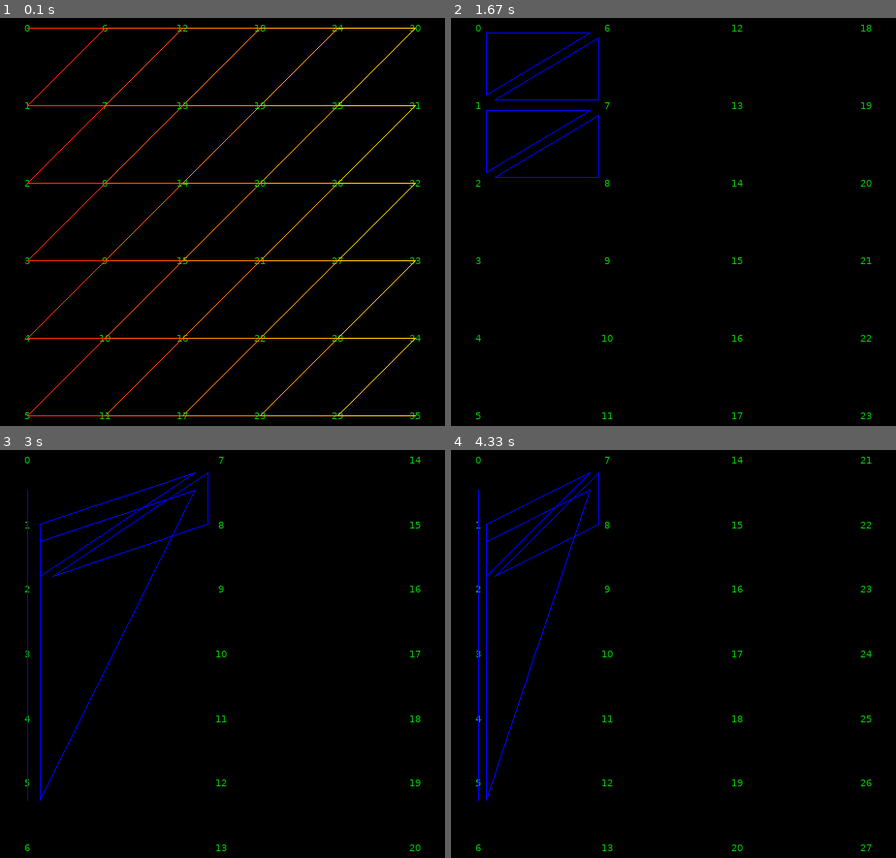
Above: before the commit, frames 1-4 (two rows, left to right).
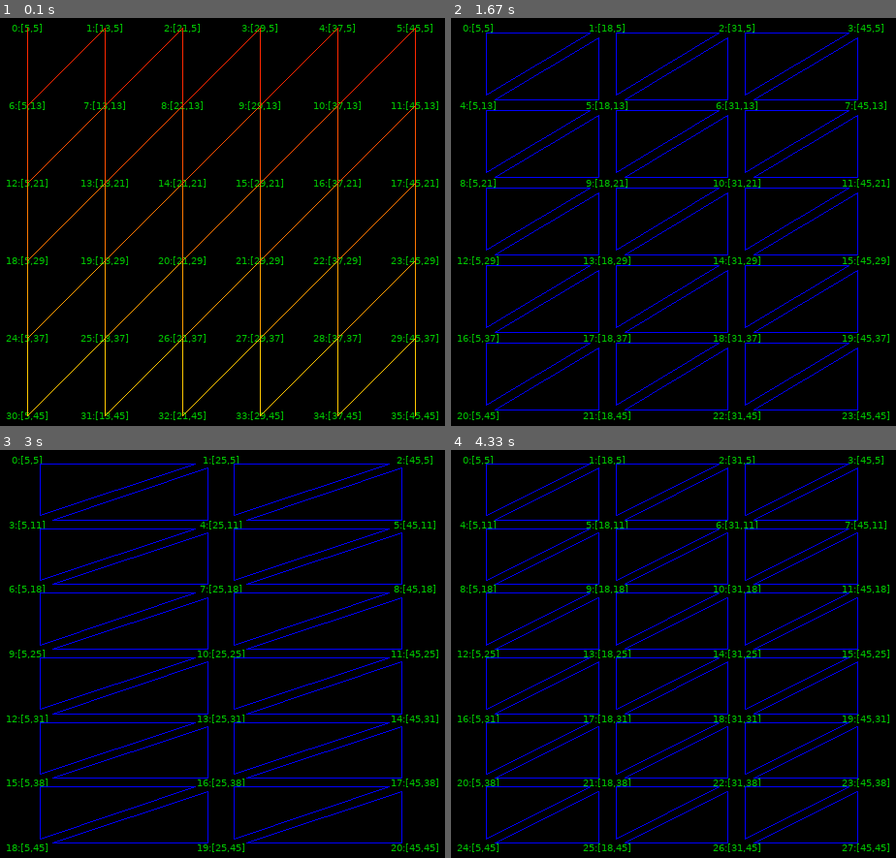
Above: after the commit, the same moments.

Repository: jancoufal/pyshards
Game: pygame game, started from ogl-terrain-grid.py
Same seed, same stepped clock (60 frames per second), same inputs: the game is played once before the commit and once after it.
Inputs:
- Up to frame 1 (0.1 s): no input
- Up to frame 2 (1.67 s): hold M 0.33-0.8 s; hold Right 0.33-0.8 s; hold Right 0.83-1.3 s; hold Up from 1.33 s (still down)
- Up to frame 3 (3 s): release Up at 1.93 s; hold Right 1.97-2.73 s; hold Left from 2.77 s (still down)
- Up to frame 4 (4.33 s): release Left at 3.65 s; hold Down from 3.68 s (still down)

The runs differ from the first frame. In frame 1, 5.8% of the frame differs, in the area x 1-99%, y 1-99%; in frame 2, 5.7%; in frame 3, 6.6%; in frame 4, 7.4%.

Commit message:
ogl-terrain-grid.py

Diff:
--- a/ogl-terrain-grid.py
+++ b/ogl-terrain-grid.py
@@ -1,3 +1,4 @@
+import sys
 from dataclasses import dataclass
 from enum import Enum, auto
 from typing import List, Tuple
@@ -26,6 +27,7 @@
 	def __mul__(self, other): return Point(self.x * other.x, self.y * other.y) if isinstance(other, Point) else Point(self.x * other, self.y * other)
 	def __truediv__(self, other): return Point(self.x / other.x, self.y / other.y) if isinstance(other, Point) else Point(self.x / other, self.y / other)
 	def __repr__(self): return f"[{self.x},{self.y}]"
+	def __str__(self): return f"[{int(self.x/10)},{int(self.y/10)}]"
 
 
 @dataclass
@@ -55,8 +57,8 @@
 	print(f"{delta=}")
 
 	vertices = []
-	for x in range(int(line_fractions.x) + 1):
-		for y in range(int(line_fractions.y) + 1):
+	for y in range(int(line_fractions.y) + 1):
+		for x in range(int(line_fractions.x) + 1):
 			vertices.append(starting_point + delta * Point(x, y))
 	print(f"{vertices=}")
 	print(f"{len(vertices)=}")
@@ -71,6 +73,8 @@
 			indices = gen_indices_triangle_strip_with_reset(line_fractions)
 			draw_fn = gl_draw_with_reset
 		case DrawMode.SEPARATE_TRIANGLES:
+			index_count = line_fractions.y * line_fractions.x * 2 * 3
+			print(f"{index_count=}")
 			indices = gen_indices_separate_triangles(line_fractions)
 			draw_fn = gl_draw_triangles
 
@@ -80,7 +84,7 @@
 	# draw with indices
 	text_font = pygame.font.SysFont('Verdana', 10)
 	for i, v in enumerate(vertices):
-		v_text = text_font.render(str(i), True, (0, 200, 0))
+		v_text = text_font.render(f"{i}:{v!s}", True, (0, 200, 0))
 		v_rect = v_text.get_rect()
 		v_rect.center = v.as_tuple()
 		screen.blit(v_text, v_rect)
@@ -90,17 +94,32 @@
 
 def gen_indices_triangle_strip_with_reset(line_fractions: Point) -> List[int]:
 	indices = []
-	for x in range(int(line_fractions.x)):
-		for y in range(int(line_fractions.y) + 1):
-			indices.append((x + 0) * line_fractions.y + y + x + 0)
-			indices.append((x + 1) * line_fractions.y + y + x + 1)
+	for y in range(int(line_fractions.y)):
+		for x in range(int(line_fractions.x) + 1):
+			indices.extend((
+				(y + 0) * (line_fractions.x + 1) + x,
+				(y + 1) * (line_fractions.x + 1) + x,
+			))
 		indices.append(GL_INDEX_RESET)
 	return indices
 
 
 def gen_indices_separate_triangles(line_fractions: Point) -> List[int]:
-	# TODO
-	return [1, 0, 6] + [6,7,1, 2,1,7, 7,8,2]
+	indices = []
+	for y in range(int(line_fractions.y)):
+		for x in range(int(line_fractions.x)):
+			indices.extend((
+				# upper triangle
+				(y + 0) * (line_fractions.x + 1) + x + 0,
+				(y + 1) * (line_fractions.x + 1) + x + 0,
+				(y + 0) * (line_fractions.x + 1) + x + 1,
+				# bottom triangle
+				(y + 1) * (line_fractions.x + 1) + x + 0,
+				(y + 1) * (line_fractions.x + 1) + x + 1,
+				(y + 0) * (line_fractions.x + 1) + x + 1,
+			))
+	return list(map(lambda i: int(i), indices))
+	# return [1, 0, 6] + [6,7,1, 2,1,7, 7,8,2]
 
 
 def gl_draw_with_reset(screen, vertices: List[Point], indices: List[int]) -> None:
@@ -124,31 +143,37 @@
 
 def gl_draw_triangles(screen, vertices: List[Point], indices: List[int]) -> None:
 	c = [0, 0, 255]
+	errors = dict()
 	for i in range(0, len(indices), 3):
-		t = Triangle(*map(lambda j: vertices[j], indices[i:i+3]))
-		t = t.scale(0.8)
-		print(f"{t=}")
-		pygame.draw.lines(screen, c, False, [p.as_tuple() for p in t.as_points_closed()])
+		try:
+			t = Triangle(*map(lambda j: vertices[j], indices[i:i+3]))
+			t = t.scale(0.8)
+			pygame.draw.lines(screen, c, False, [p.as_tuple() for p in t.as_points_closed()])
+		except IndexError as e:
+			str_e = str(e)
+			if str_e not in errors.keys():
+				errors[str_e] = 0
+			errors[str_e] = errors[str_e] + 1
+	for error in errors:
+		print(f"{error} (x{errors[error]})", file=sys.stderr)
 
 
 def main():
 	screen = pygame.display.set_mode((500, 500))
 	pygame.display.set_caption("terrain grid prototype")
 	pygame.font.init()
-	screen.fill((0, 0, 0))
 
 	line_fractions = Point(5, 5)
 	edge_length = Point(400, 400)
 	starting_point = Point(50, 50)
 	draw_mode = DrawMode.TRIANGLE_STRIP_WITH_RESET_POINT
-	generate_plane(screen, line_fractions, edge_length, starting_point, draw_mode)
-	pygame.display.flip()
-
-	keep_drawing = True
-	while keep_drawing:
+
+	keep_looping = True
+	do_draw = True
+	while keep_looping:
 		for event in pygame.event.get():
 			if event.type == pygame.QUIT or (event.type == pygame.KEYUP and event.key == pygame.K_ESCAPE):
-				keep_drawing = False
+				keep_looping = False
 
 			if event.type == pygame.KEYUP:
 				if event.key == pygame.K_LEFT:
@@ -160,15 +185,28 @@
 				if event.key == pygame.K_DOWN:
 					line_fractions.y = line_fractions.y - 1
 				if event.key == pygame.K_m:
-					print(f"b:{draw_mode=}")
 					draw_mode = DrawMode.SEPARATE_TRIANGLES if draw_mode == DrawMode.TRIANGLE_STRIP_WITH_RESET_POINT else DrawMode.TRIANGLE_STRIP_WITH_RESET_POINT
-					print(f"a:{draw_mode=}")
-
+
+				do_draw = True
+
+		if do_draw:
+			errors = dict()
+			try:
 				print(f"{draw_mode=}")
-
 				screen.fill((0, 0, 0))
 				generate_plane(screen, line_fractions, edge_length, starting_point, draw_mode)
 				pygame.display.flip()
+			except Exception as e:
+				keep_looping = not isinstance(e, KeyboardInterrupt)
+				str_e = str(e)
+				if str_e not in errors:
+					errors[str_e] = 0
+				errors[str_e] = errors[str_e] + 1
+
+			for str_e in errors:
+				print(f"{str_e} (x{errors[str_e]})", file=sys.stderr)
+
+			do_draw = False
 
 	print("bye")
 	pygame.font.quit()
